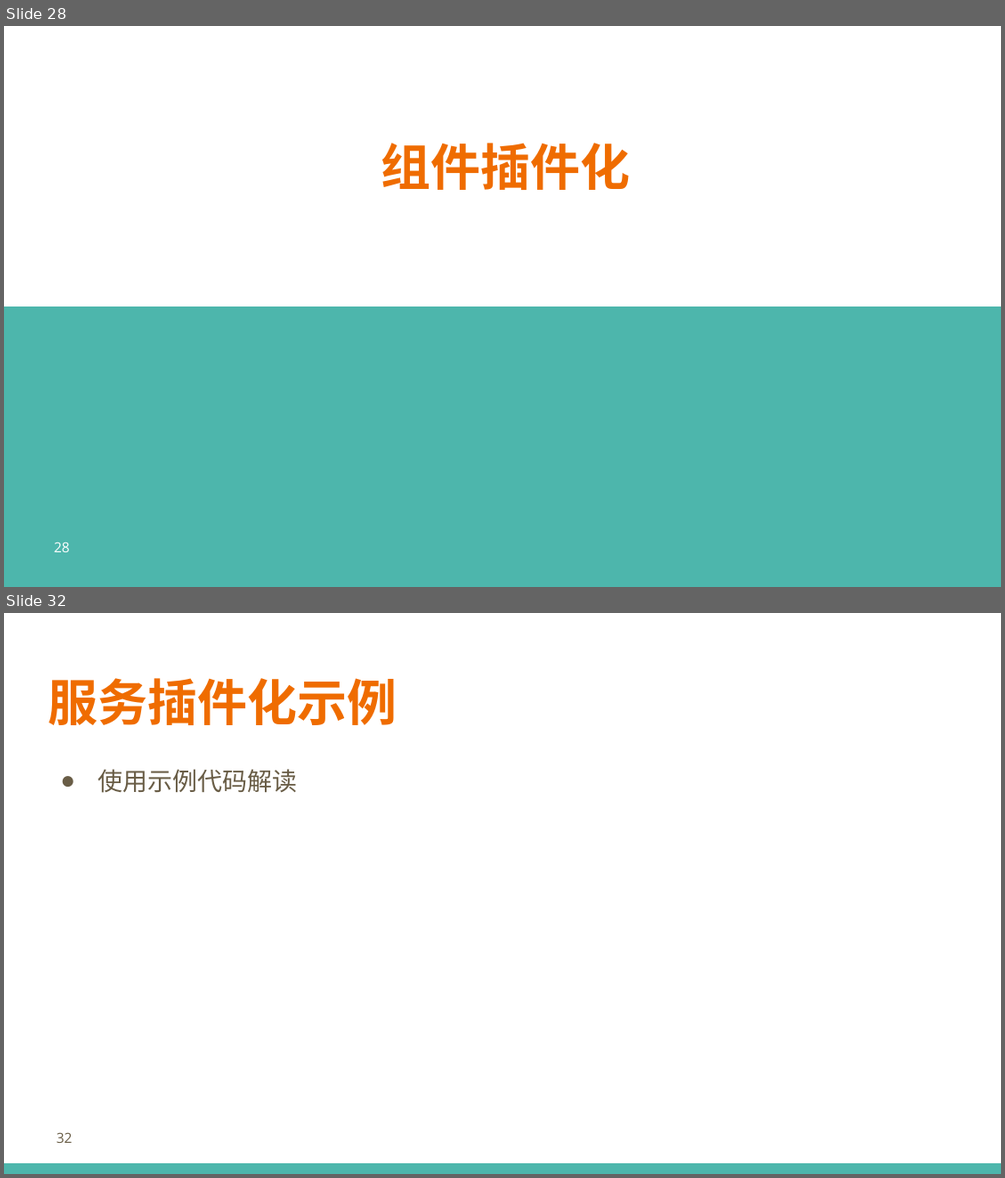
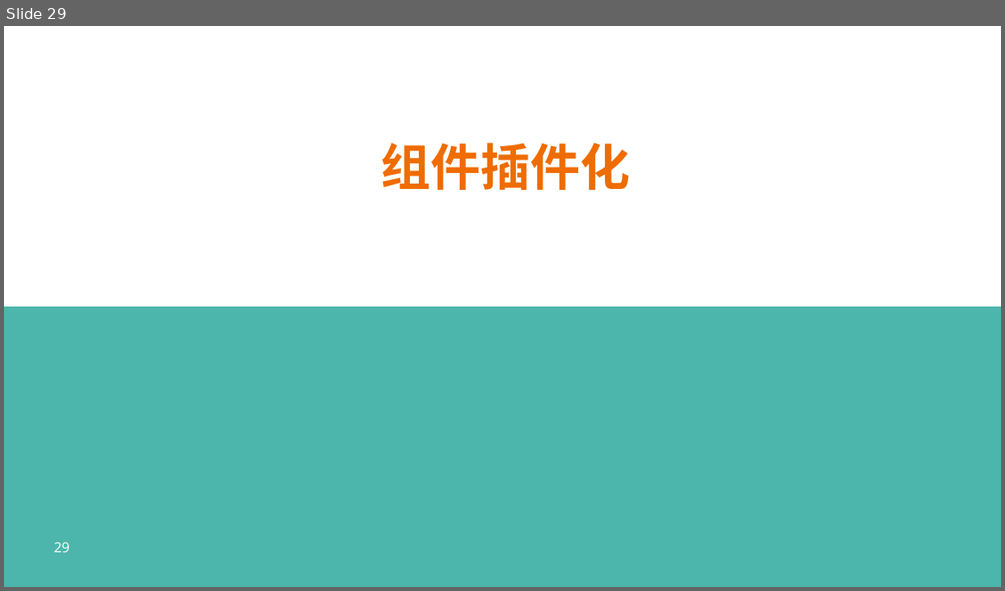
Before and after one commit to printfcoder/stack-rpc-tutorials, a slide deck: others/share/learning-go/【第一期】Go-Micro框架设计.pptx. Shown one above the other, each under a label of ours: slides 28 and 32 before the commit, slide 29 after it; the slides between them are not shown. The pictures are 1005x1178 and 1005x591 pixels, drawn with LibreOffice and Linux fonts; fonts in the diff are those of the drawing; background and template pictures are left out. Boxes give left, top, right and bottom in pixels: in the first picture for what was removed or moved away, otherwise in the second. Text is boxed around its words. In the diff, an @@ line names an element or a change of style, - is before the commit and + after.

```diff
--- a/others/share/learning-go/【第一期】Go-Micro框架设计.pptx
+++ b/others/share/learning-go/【第一期】Go-Micro框架设计.pptx
@@ slide 32 removed at (4, 613, 1001, 1174), background #FFFFFF @@
@@ title removed at (48, 678, 396, 725) @@
-服务插件化示例
@@ text removed at (97, 769, 297, 793) @@
-● 使用示例代码解读
@@ page number removed at (57, 1132, 73, 1143) @@
-32
@@ rectangle removed at (4, 1163, 1001, 1174) @@
@@ what was slide 28 is now slide 29 @@
@@ page number at (54, 541, 70, 552): text changed @@
-28
+29
```
Also in this commit, not shown: 24 slides changed, 1 slide added, 1 other file.
